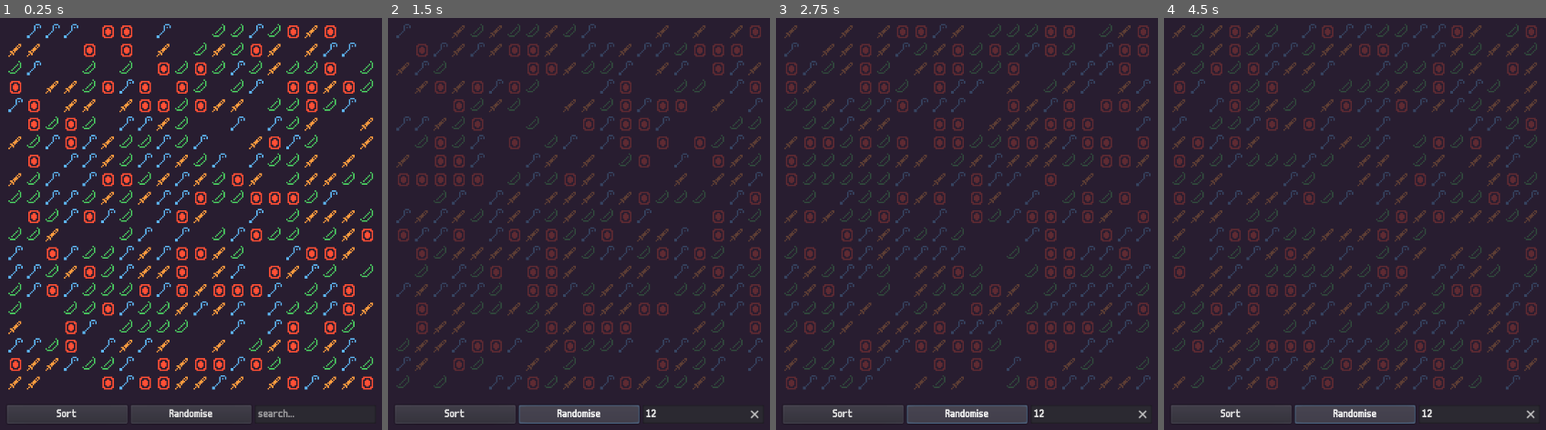
Above: before the commit, frames 1-4 (left to right).
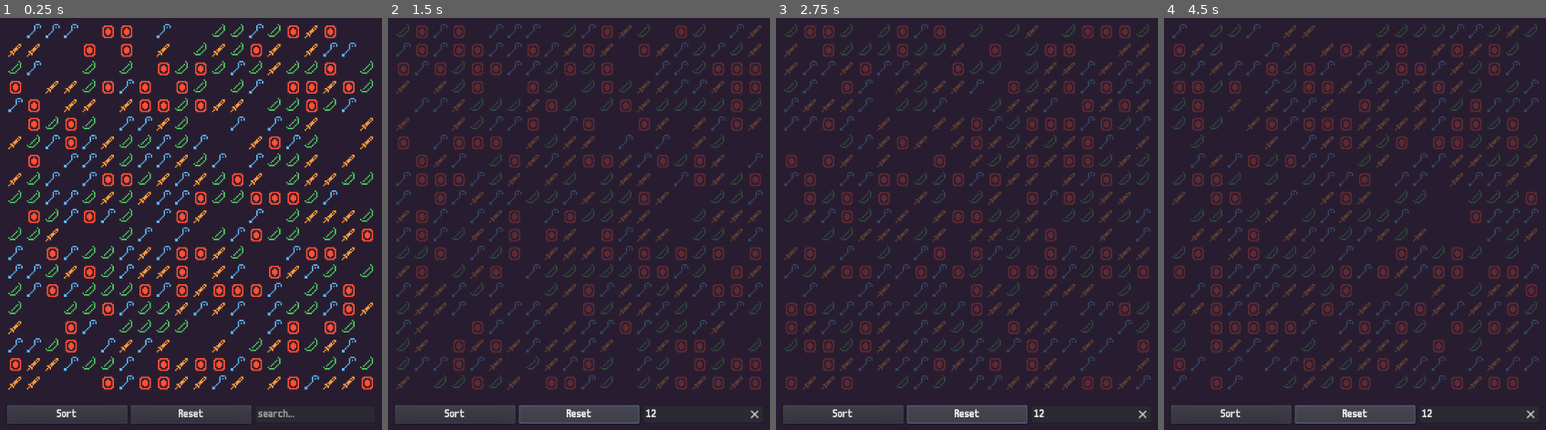
Above: after the commit, the same moments.

Repository: AGPritchard/inventory
Game: Godot game, scene res://src/inventory/inventory.tscn
Same seed, same stepped clock (60 frames per second), same inputs: the game is played once before the commit and once after it. The project has no main scene, so this scene is started directly.
Inputs (mouse positions are in pixels of both pictures, inside the frame that each line leads up to):
- Up to frame 1 (0.25 s): no input
- Up to frame 2 (1.5 s): click (705, 413) at 0.52 s; type "12" at 0.6 s; click (579, 413) at 1.25 s, where only the run before the commit has a clickable "Randomise"
- Up to frame 3 (2.75 s): click (967, 413) at 2 s, where only the run after the commit has a clickable "Reset"
- Up to frame 4 (4.5 s): click "Sort" at 2.75 s; click "Sort" at 3.5 s; click (1355, 413) at 4.25 s, where only the run before the commit has a clickable "Randomise"

The runs differ from the first frame. In frame 1, 0.1% of the frame differs, in the area x 44-56%, y 94-97%; in frame 2, 14%; in frame 3, 14%; in frame 4, 14%, in the area x 2-99%, y 1-97%.

Commit message:
Rename randomise button to reset button

Diff:
--- a/src/inventory/inventory.gd
+++ b/src/inventory/inventory.gd
@@ -159,7 +159,7 @@
 			if !($VBoxContainer/HBoxContainer/SearchBar.text.to_upper() in item_slot.hint_tooltip.to_upper()):
 				item_slot.modulate.a = 0.25
 
-func _on_RandomiseButton_pressed() -> void:
+func _on_ResetButton_pressed() -> void:
 	# clear inventory
 	inventory = {}
 	selected_item = {}
--- a/src/inventory/inventory.tscn
+++ b/src/inventory/inventory.tscn
@@ -55,17 +55,17 @@
 custom_constants/separation = 5
 
 [node name="SortButton" type="Button" parent="VBoxContainer/HBoxContainer"]
-margin_right = 40.0
+margin_right = 56.0
 margin_bottom = 24.0
 size_flags_horizontal = 3
 text = "Sort"
 
-[node name="RandomiseButton" type="Button" parent="VBoxContainer/HBoxContainer"]
-margin_left = 45.0
+[node name="ResetButton" type="Button" parent="VBoxContainer/HBoxContainer"]
+margin_left = 61.0
 margin_right = 118.0
 margin_bottom = 24.0
 size_flags_horizontal = 3
-text = "Randomise"
+text = "Reset"
 
 [node name="SearchBar" type="LineEdit" parent="VBoxContainer/HBoxContainer"]
 margin_left = 123.0
@@ -75,5 +75,5 @@
 clear_button_enabled = true
 placeholder_text = "search..."
 [connection signal="pressed" from="VBoxContainer/HBoxContainer/SortButton" to="." method="_on_SortButton_pressed"]
-[connection signal="pressed" from="VBoxContainer/HBoxContainer/RandomiseButton" to="." method="_on_RandomiseButton_pressed"]
+[connection signal="pressed" from="VBoxContainer/HBoxContainer/ResetButton" to="." method="_on_ResetButton_pressed"]
 [connection signal="text_changed" from="VBoxContainer/HBoxContainer/SearchBar" to="." method="_on_SearchBar_text_changed"]
